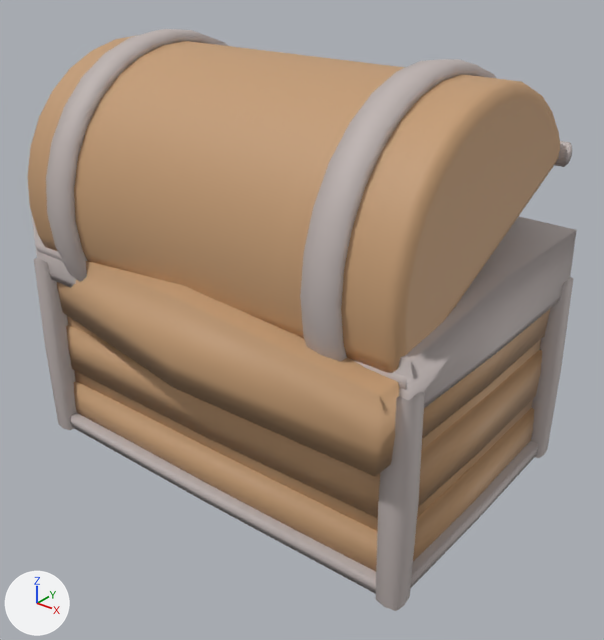
Before and after pictures for a commit that changed the glTF model assets/meshes/SharkBaitChest.glb.
Camera for both pictures: a camera (50 mm lens) standing at (2.79, -3.44, 2.98) and looking at (0.06, -0.02, 0.86). Arrows for +X, +Y and +Z are at lower left; the lights stay in place. The picture after the commit comes second.

The older version as bpy lines, for what is in view:
```python
me_trim = bpy.data.meshes.new('Trim')
me_trim.from_pydata(...)  # 378 vertices, 704 faces; spans x -1.31..1.31, y -0.95..0.87, z 0.0..2.4
me_trim.materials.append(mat_trim)  # light grey #bfb4b1
# before: 134 (-1.28, 0.0, 1.45), 138 (-1.27, -0.83, 1.44) at pixel (31, 212), 144 (0.0, 0.84, 1.45), 145 (0.0, -0.84, 1.45), 149 (1.27, 0.83, 1.44) at pixel (576, 229)
# before: 154 (1.28, 0.0, 1.45) at pixel (508, 275)
me_wood = bpy.data.meshes.new('Wood')
me_wood.from_pydata(...)  # 234 vertices, 448 faces; spans x -1.25..1.25, y -1.01..0.81, z 0.02..2.34
me_wood.materials.append(mat_wood)  # brown #c49b73
ob_trim = bpy.data.objects.new('Trim', me_trim)
ob_trim.location = (0.0, 0.0, 0.0)
ob_wood = bpy.data.objects.new('Wood', me_wood)
ob_wood.location = (0.0, 0.0, 0.0)
```
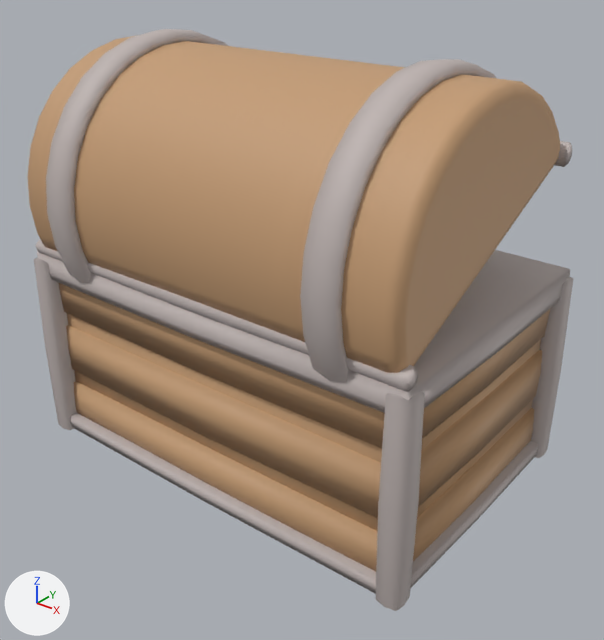
What differs and where, as boxes [x1, y1, x2, y2] in the pictures (604 x 640 px; the box of a moved part takes in the faces that stretch with it):
'Trim', reshaped: before [31, 29, 577, 611]; after [34, 29, 573, 611]
part 1 of me_wood, moved or reshaped (mostly hidden afterwards): before [84, 261, 376, 448]; after [159, 324, 384, 421]
part 2 of me_wood, moved or reshaped (mostly hidden afterwards): before [167, 294, 399, 449]; after [362, 404, 385, 417]
part 3 of me_wood, moved or reshaped: before [57, 280, 493, 477]; after [59, 283, 493, 448]
part 4 of me_trim, moved or reshaped: before [31, 212, 577, 402]; after [37, 250, 570, 405]

The change in detail:
me_wood is used by ob_wood; location (0.0, 0.0, 0.0).
me_wood had 234 vertices, 448 faces and spanned x -1.25..1.25, y -1.01..0.81, z 0.02..2.34.
me_wood now has 234 vertices, 448 faces and spans x -1.25..1.25, y -0.89..0.81, z 0.02..2.34.
me_wood part 1: the 1 vertex in x 0.0, y -0.99, z 1.35 is moved by (0.0, 0.2, -0.14).
me_wood part 2: the 1 vertex in x 1.22, y -0.98, z 1.24 is moved by (0.0, 0.2, -0.07).
me_wood part 3: all 4 vertices in x 0.0..1.23, y -1.01..-0.98, z 0.83..0.99 are moved by (0.0, 0.2, -0.01).
Other edits to the shape of me_wood do not show in these pictures.
me_trim has 378 vertices, 704 faces and spans x -1.31..1.31, y -0.95..0.87, z 0.0..2.4.
me_trim is used by ob_trim; location (0.0, 0.0, 0.0).
Part 4, on me_trim:
Vertices 134, 138, 144, 145, 149, 154 of me_trim move by (0.0, 0.0, -0.23).
Vertex 137 of me_trim moves from (-1.27, 0.83, 1.34) to (-1.27, 0.83, 1.19).
Vertex 146 of me_trim moves from (0.0, 0.0, 1.76) to (0.0, 0.0, 1.31).
Vertex 150 of me_trim moves from (1.27, -0.83, 1.34) at pixel (411, 361) to (1.27, -0.83, 1.19) at pixel (408, 393).
